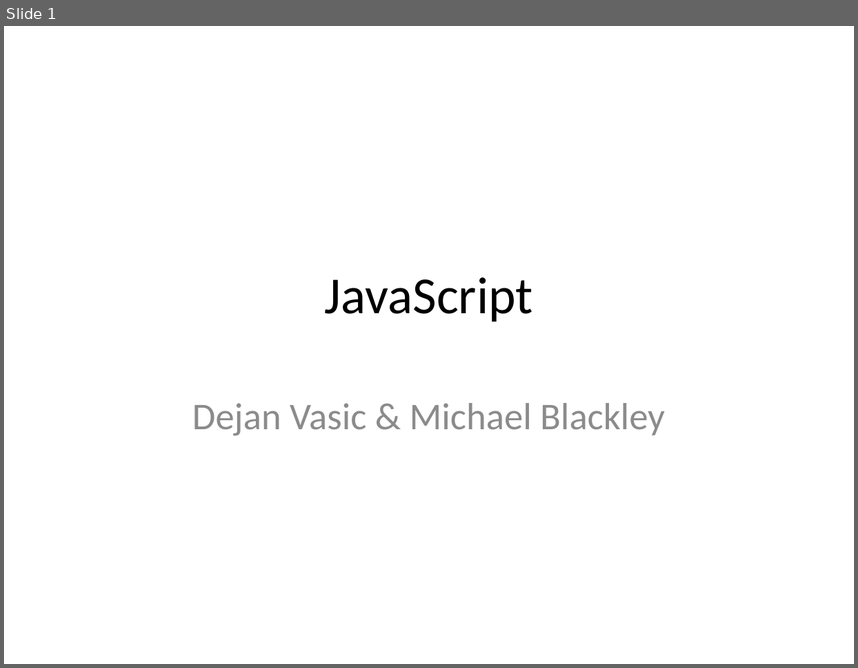
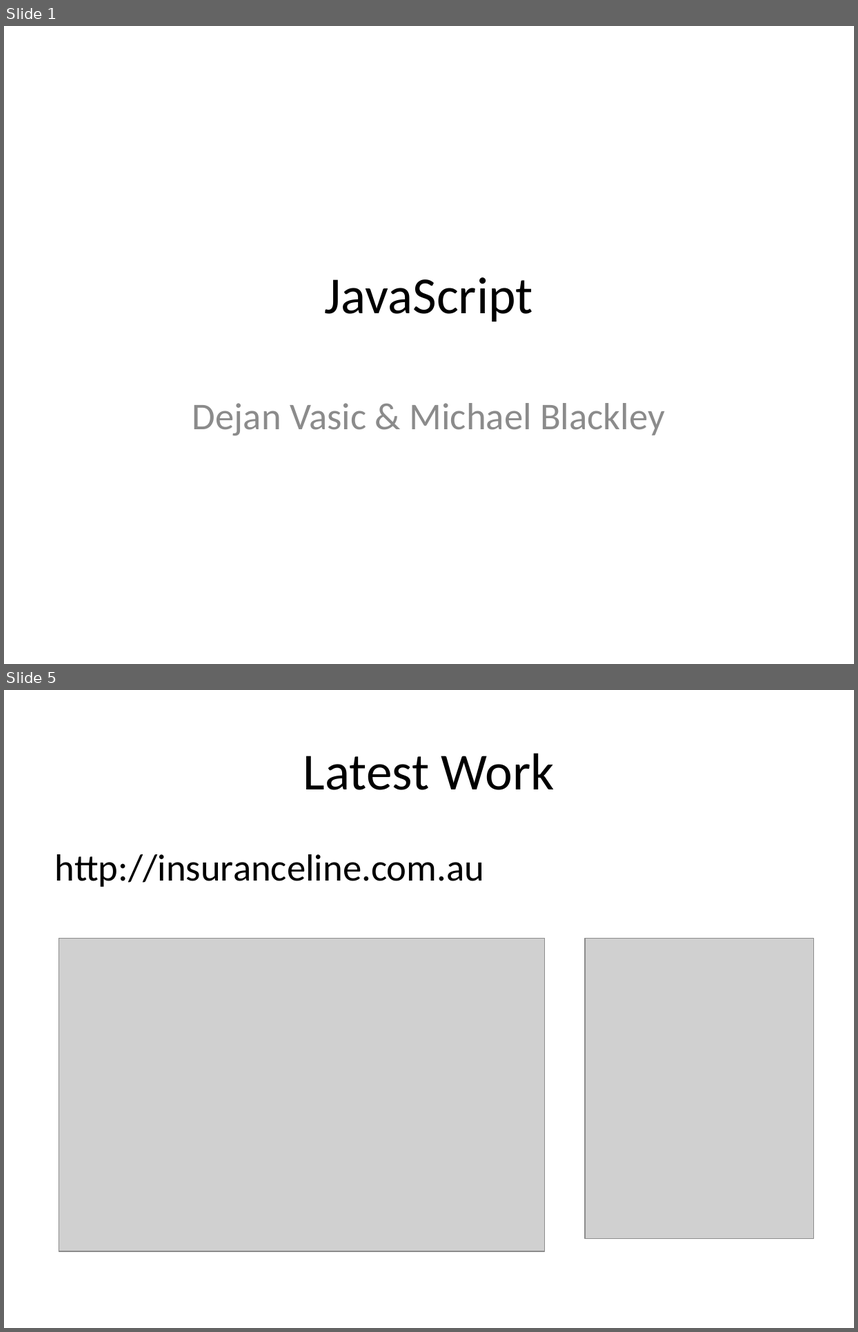
Before and after one commit to dejanvasic85/js-presentation, a slide deck: Introduction.pptx. Shown one above the other, each under a label of ours: slide 1 before the commit, slides 1 and 5 after it; the slides between them are not shown. The pictures are 858x668 and 858x1332 pixels, drawn with LibreOffice and Linux fonts; fonts in the diff are those of the drawing; grey boxes stand for pictures. Boxes give left, top, right and bottom in pixels: in the first picture for what was removed or moved away, otherwise in the second. Text is boxed around its words. In the diff, an @@ line names an element or a change of style, - is before the commit and + after.

```diff
--- a/Introduction.pptx
+++ b/Introduction.pptx
@@ slide 5 added at (4, 690, 854, 1328), background #FFFFFF @@
@@ title added at (303, 753, 555, 790), 44 pt, text #000000 @@
+Latest Work
@@ text added at (55, 854, 484, 887), 32 pt, text #000000 @@
+http://insuranceline.com.au
@@ picture added at (59, 938, 545, 1251) @@
@@ picture added at (584, 938, 813, 1239) @@
```
Also in this commit, not shown: 3 other slides added, 1 slide removed.
